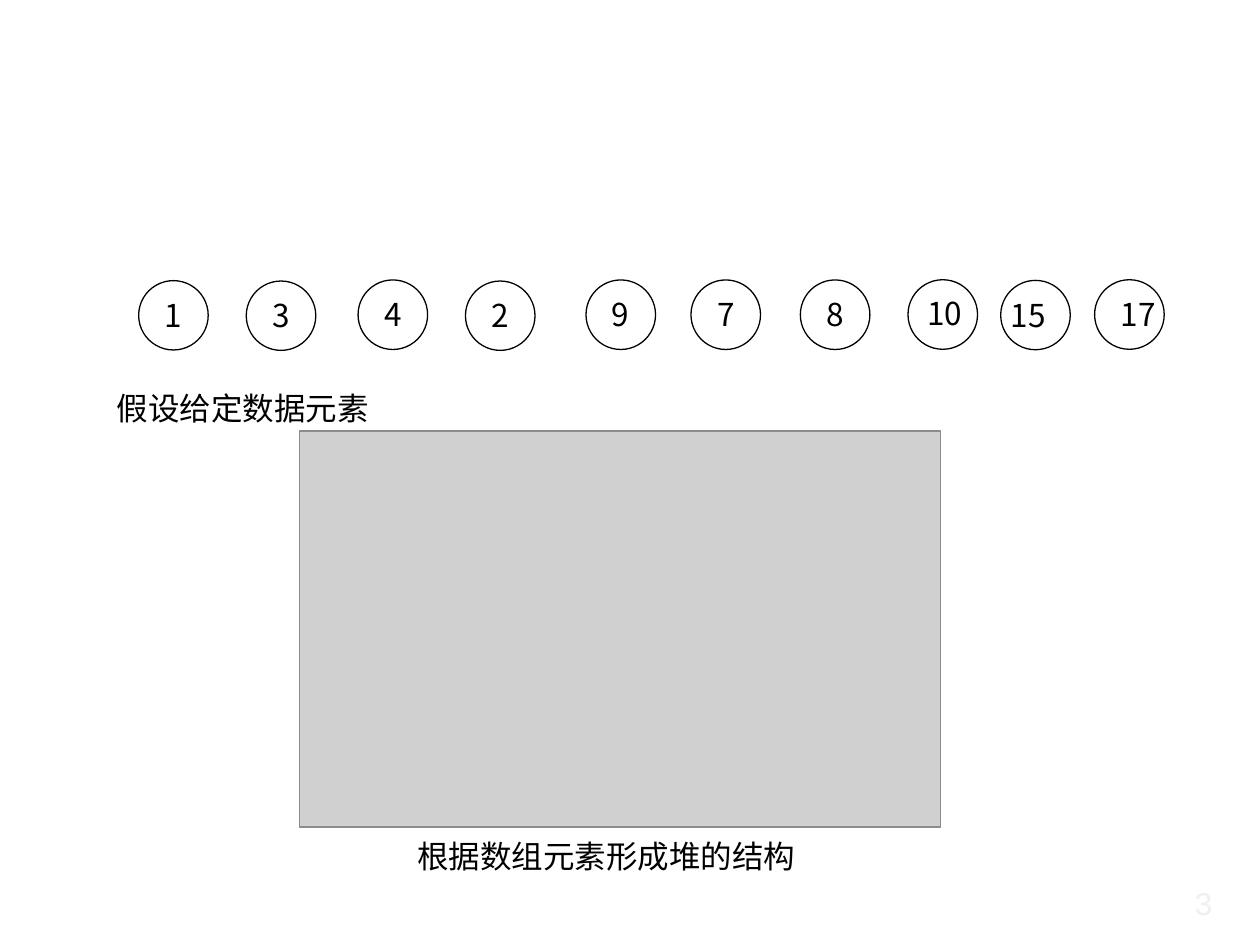
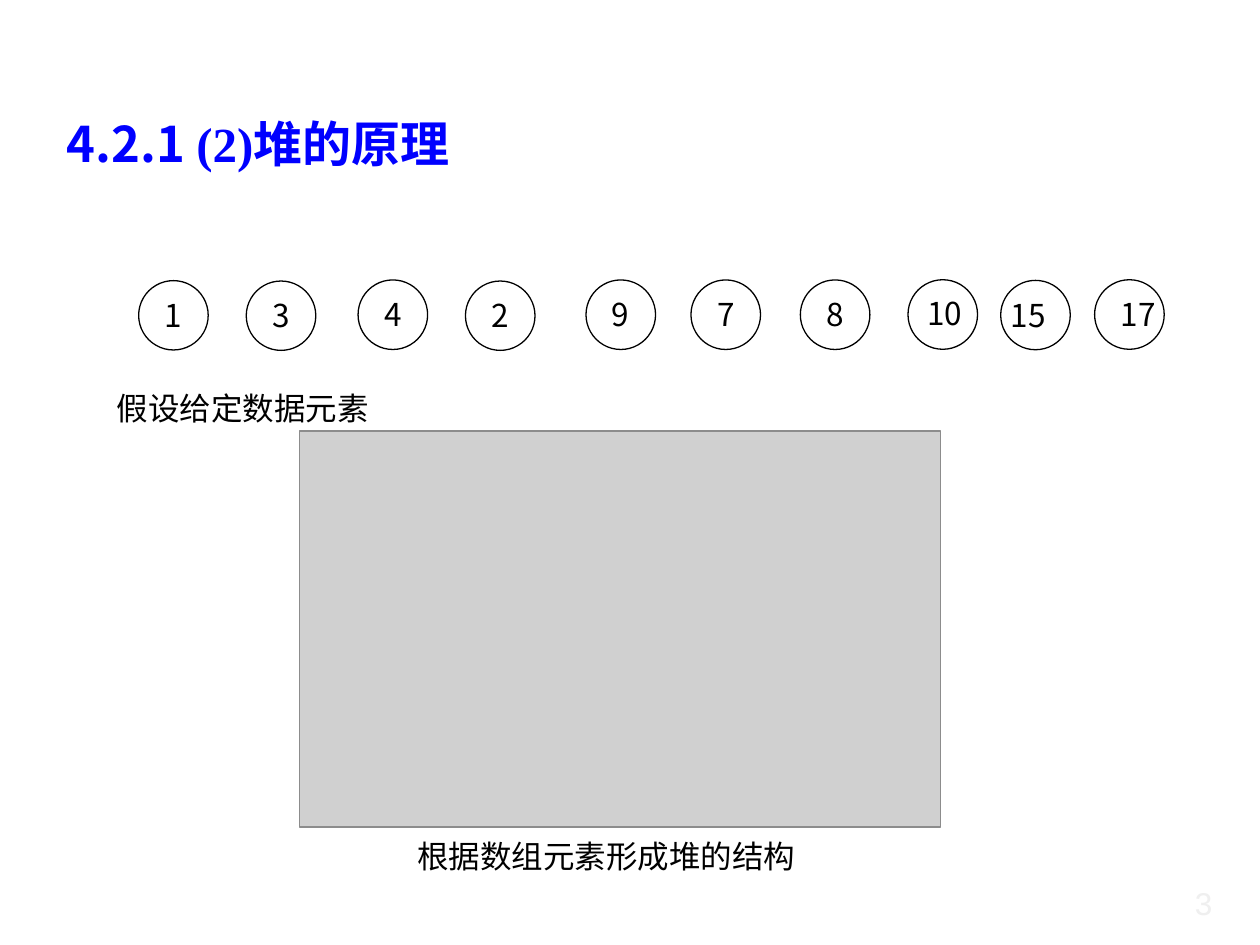
Before and after one commit to liutongling/DP, a slide deck: slide 28 of file/第4章 贪心法.pptx. Drawn at 1260x945 pixels with LibreOffice and Linux fonts; fonts in the diff are those of the drawing; grey boxes stand for pictures; background and template pictures are left out. Boxes give left, top, right and bottom in pixels: in the first picture for what was removed or moved away, otherwise in the second. Text is boxed around its words. In the diff, an @@ line names an element or a change of style, - is before the commit and + after.

Commit message:
贪心算法ppt，以及代码实现

```diff
--- a/file/第4章 贪心法.pptx
+++ b/file/第4章 贪心法.pptx
@@ text added at [67, 123, 449, 171], 28 pt, text #0000FF, bold @@
+4.2.1 (2)堆的原理
```
Also in this commit, not shown: 17 other slides changed, 2 slides added, 1 slide removed, 3 other files.
